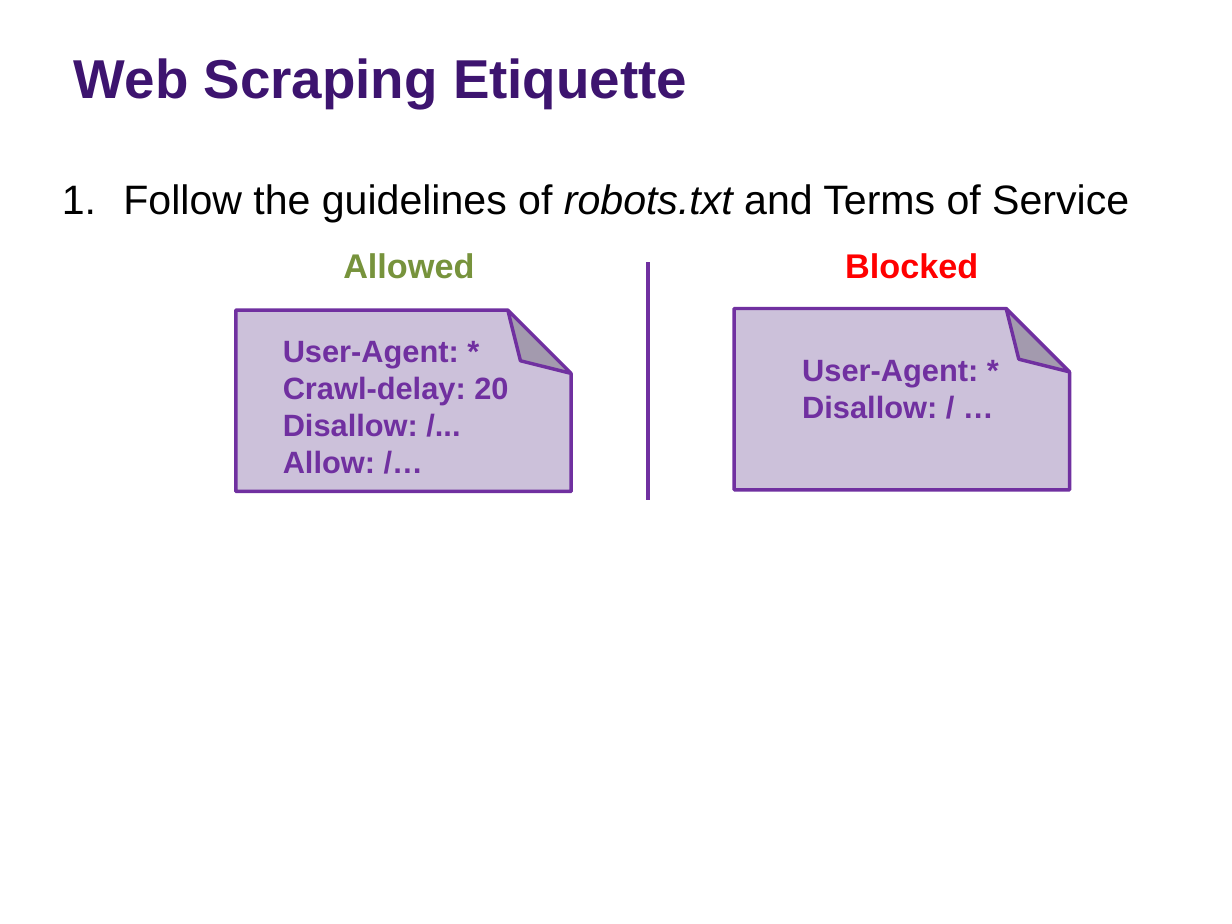
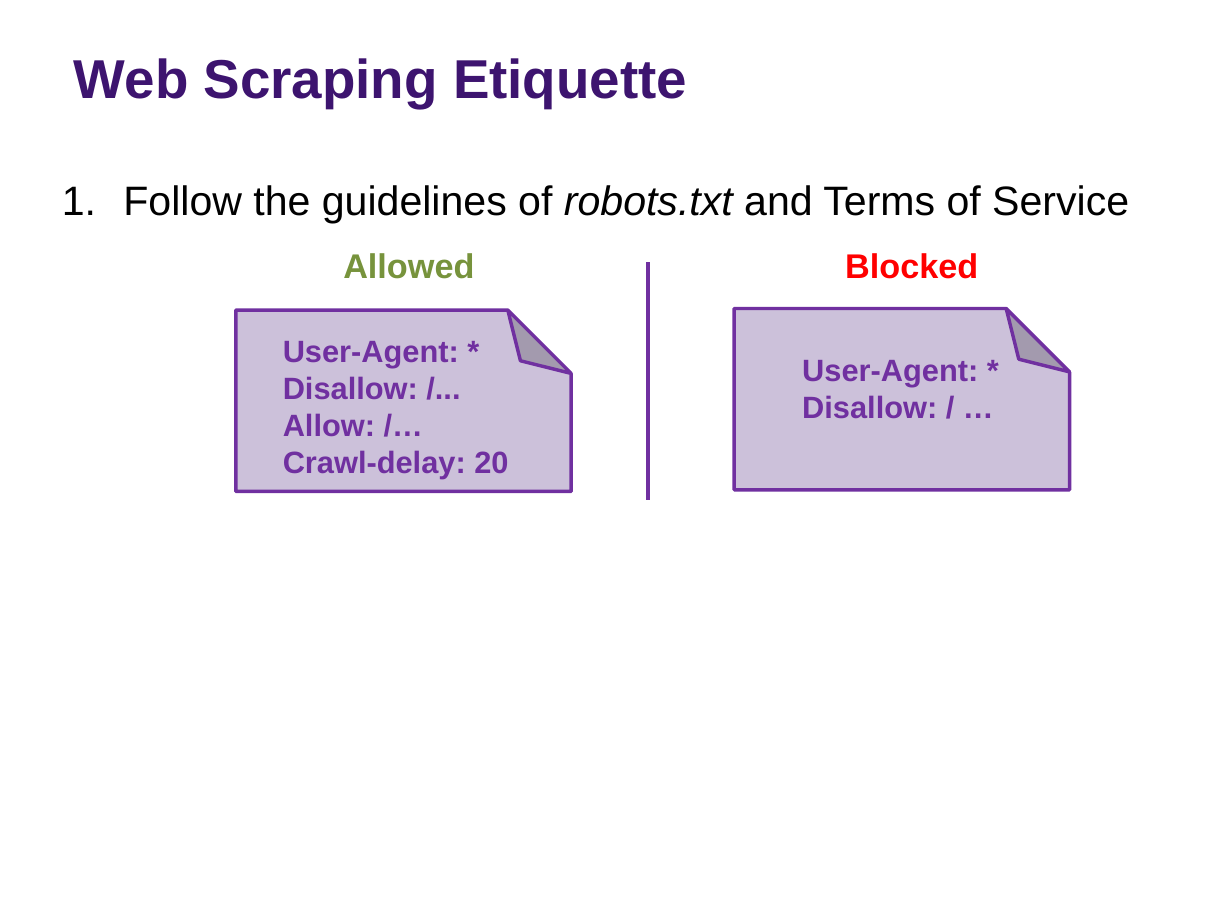
Before and after one commit to rs-kellogg/fellows_workshop, a slide deck: slide 6 of 2-harvest/Web_Harvesting.pptx (slide 4 before the commit). Drawn at 1232x924 pixels with LibreOffice and Linux fonts; fonts in the diff are those of the drawing; background and template pictures are left out. Boxes give left, top, right and bottom in pixels: in the first picture for what was removed or moved away, otherwise in the second. Text is boxed around its words. In the diff, an @@ line names an element or a change of style, - is before the commit and + after.

```diff
--- a/2-harvest/Web_Harvesting.pptx
+++ b/2-harvest/Web_Harvesting.pptx
@@ text at (283,376,508,405): paragraph removed @@
-Crawl-delay: 20
@@ text at (283,450,508,479): paragraph added @@
+Crawl-delay: 20
```
Also in this commit, not shown: 10 other slides changed, 4 slides added.
